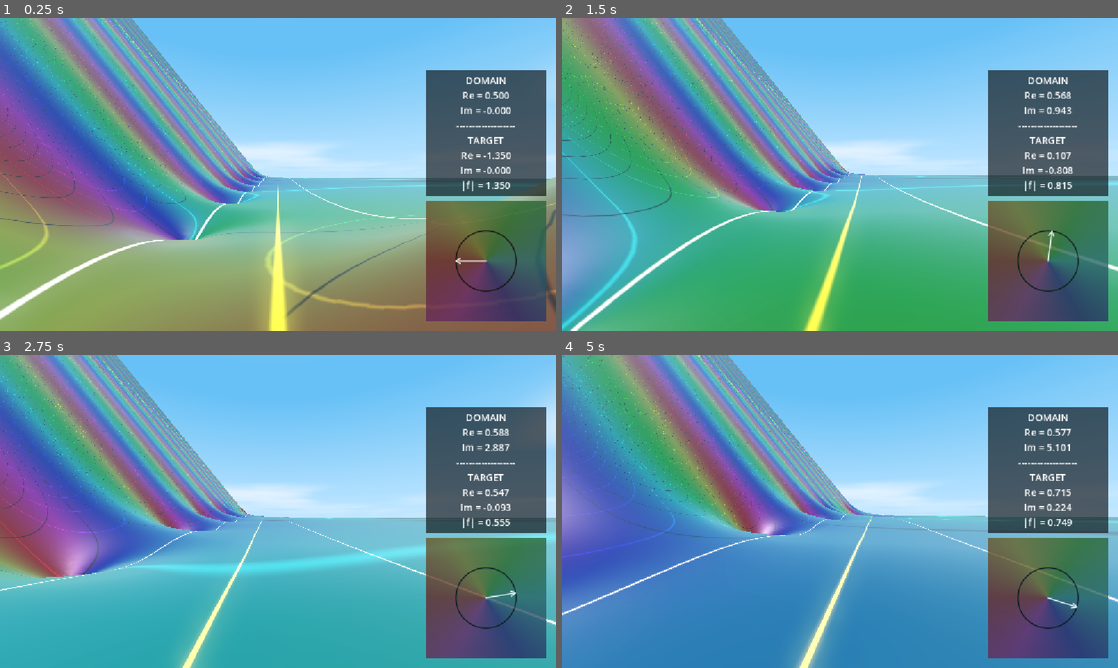
Above: before the commit, frames 1-4 (two rows, left to right).
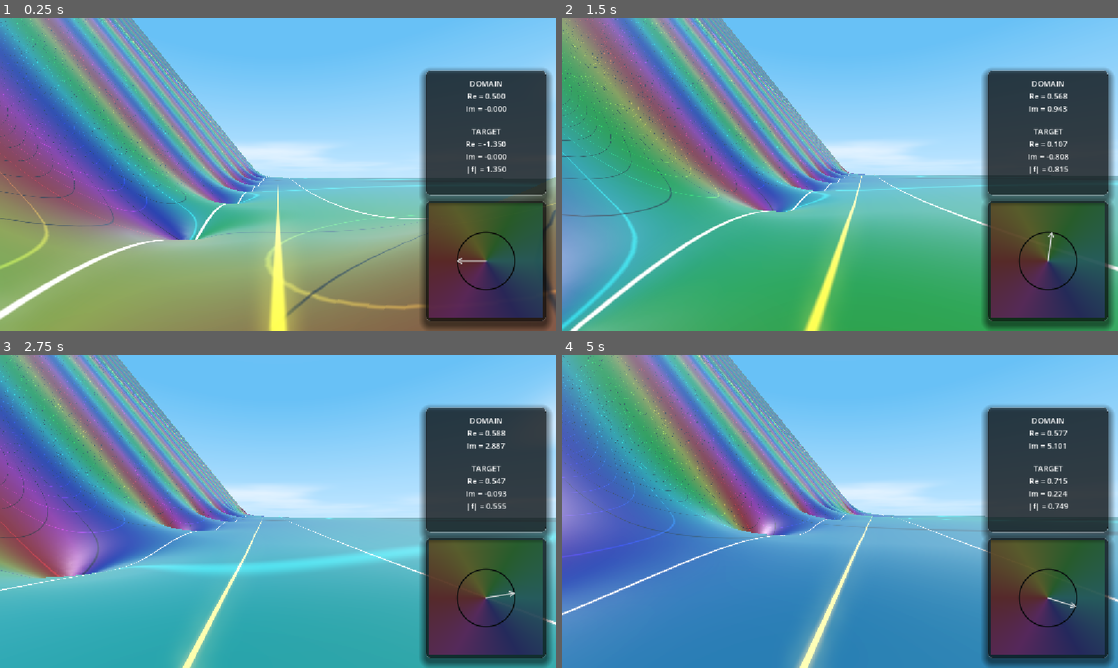
Above: after the commit, the same moments.

Repository: allanino/complex-functions-explorer
Game: Godot game, scene res://scenes/main.tscn
Same seed, same stepped clock (60 frames per second), same inputs: the game is played once before the commit and once after it.
Inputs (mouse positions are in pixels of both pictures, inside the frame that each line leads up to):
- Up to frame 1 (0.25 s): no input
- Up to frame 2 (1.5 s): tap Enter at 0.5 s; move the mouse to (867, 174) at 0.52 s; hold W (move_forward) from 0.53 s (still down); tap G at 0.6 s; tap Space at 0.77 s; move the mouse to (812, 174) at 1.27 s; tap C at 1.35 s
- Up to frame 3 (2.75 s): keep holding W (move_forward); tap Space at 1.52 s; move the mouse to (289, 505) at 2.02 s; hold Shift from 2.03 s (still down)
- Up to frame 4 (5 s): keep holding W (move_forward); move the mouse to (834, 517) at 2.77 s; release Shift at 2.78 s; tap Ctrl at 2.85 s; tap Space at 3.02, 3.77, 4.52 s; move the mouse to (878, 514) at 3.52 s; tap G at 3.6 s; move the mouse to (795, 508) at 4.27 s; tap C at 4.35 s

The runs differ from the first frame. In frame 1, 13% of the frame differs, in the area x 75-100%, y 16-100%; in frame 2, 18%; in frame 3, 19%; in frame 4, 19%.

Commit message:
Implement Zeta zero tracker and unify HUD glass styling.
- Added Zeta zero detection logic and storage during auto-walk.
- Implemented `ZerosPanel` with counter and scrolling history list.
- Refined glass UI style with 0.5 opacity and applied it to all HUD panels.
- Restructured Info display into a proper `InfoPanel` with `HSeparator`.
- Wrapped `ComplexPlane` drawing in a standardized `ComplexPanel`.
- Updated `hud.gd` to manage the new hierarchical scene structure.

Co-authored-by: allanino <5325241+allanino@users.noreply.github.com>

Diff:
--- a/scenes/hud.tscn
+++ b/scenes/hud.tscn
@@ -9,7 +9,7 @@
 shader_parameter/scale = 2.0
 
 [sub_resource type="StyleBoxFlat" id="StyleBoxFlat_glass"]
-bg_color = Color(0.03, 0.03, 0.03, 0.8)
+bg_color = Color(0.03, 0.03, 0.03, 0.5)
 border_width_left = 1
 border_width_top = 1
 border_width_right = 1
@@ -203,9 +203,7 @@
 grow_vertical = 2
 mouse_filter = 2
 
-[node name="ComplexPlane" type="ColorRect" parent="Control"]
-material = SubResource("ShaderMaterial_1")
-mouse_filter = 2
+[node name="ComplexPanel" type="PanelContainer" parent="Control"]
 layout_mode = 1
 anchors_preset = 3
 anchor_left = 1.0
@@ -218,8 +216,21 @@
 offset_bottom = -20.0
 grow_horizontal = 0
 grow_vertical = 0
-
-[node name="TextBackground" type="ColorRect" parent="Control"]
+theme_override_styles/panel = SubResource("StyleBoxFlat_glass")
+
+[node name="MarginContainer" type="MarginContainer" parent="Control/ComplexPanel"]
+layout_mode = 2
+theme_override_constants/margin_left = 5
+theme_override_constants/margin_top = 5
+theme_override_constants/margin_right = 5
+theme_override_constants/margin_bottom = 5
+
+[node name="ComplexPlane" type="ColorRect" parent="Control/ComplexPanel/MarginContainer"]
+material = SubResource("ShaderMaterial_1")
+mouse_filter = 2
+layout_mode = 2
+
+[node name="InfoPanel" type="PanelContainer" parent="Control"]
 layout_mode = 1
 anchors_preset = 3
 anchor_left = 1.0
@@ -232,25 +243,38 @@
 offset_bottom = -280.0
 grow_horizontal = 0
 grow_vertical = 0
-color = Color(0, 0, 0, 0.607843)
-
-[node name="PosLabel" type="Label" parent="Control"]
-layout_mode = 1
-anchors_preset = 3
-anchor_left = 1.0
-anchor_top = 1.0
-anchor_right = 1.0
-anchor_bottom = 1.0
-offset_left = -270.0
-offset_top = -540.0
-offset_right = -20.0
-offset_bottom = -280.0
-grow_horizontal = 0
-grow_vertical = 0
-theme_override_font_sizes/font_size = 20
-text = "Pos: (0.00, 0.00)"
+theme_override_styles/panel = SubResource("StyleBoxFlat_glass")
+
+[node name="MarginContainer" type="MarginContainer" parent="Control/InfoPanel"]
+layout_mode = 2
+theme_override_constants/margin_left = 15
+theme_override_constants/margin_top = 15
+theme_override_constants/margin_right = 15
+theme_override_constants/margin_bottom = 15
+
+[node name="VBox" type="VBoxContainer" parent="Control/InfoPanel/MarginContainer"]
+layout_mode = 2
+theme_override_constants/separation = 10
+
+[node name="DomainLabel" type="Label" parent="Control/InfoPanel/MarginContainer/VBox"]
+layout_mode = 2
+theme_override_font_sizes/font_size = 16
+text = "DOMAIN
+Re = 0.000
+Im = 0.000"
 horizontal_alignment = 1
-vertical_alignment = 1
+
+[node name="HSeparator" type="HSeparator" parent="Control/InfoPanel/MarginContainer/VBox"]
+layout_mode = 2
+
+[node name="TargetLabel" type="Label" parent="Control/InfoPanel/MarginContainer/VBox"]
+layout_mode = 2
+theme_override_font_sizes/font_size = 16
+text = "TARGET
+Re = 0.000
+Im = 0.000
+|f| = 0.000"
+horizontal_alignment = 1
 
 [node name="ZerosPanel" type="PanelContainer" parent="Control"]
 visible = false
--- a/scripts/hud.gd
+++ b/scripts/hud.gd
@@ -1,8 +1,9 @@
 extends CanvasLayer
 
 @export var player: Node3D
-@onready var complex_rect = $Control/ComplexPlane
-@onready var pos_label = $Control/PosLabel
+@onready var complex_rect = $Control/ComplexPanel/MarginContainer/ComplexPlane
+@onready var domain_label = $Control/InfoPanel/MarginContainer/VBox/DomainLabel
+@onready var target_label = $Control/InfoPanel/MarginContainer/VBox/TargetLabel
 @onready var zeros_panel = $Control/ZerosPanel
 @onready var zeros_count_label = $Control/ZerosPanel/MarginContainer/VBox/CountLabel
 @onready var zeros_list_label = $Control/ZerosPanel/MarginContainer/VBox/Scroll/ListLabel
@@ -186,4 +187,5 @@
 	material.set_shader_parameter("current_f", f)
 	material.set_shader_parameter("scale", current_scale)
 
-	pos_label.text = "DOMAIN\nRe = %.3f\nIm = %.3f\n-------------------\nTARGET\nRe = %.3f\nIm = %.3f\n|f| = %.3f" % [x * 0.1, -z * 0.1, f.x, f.y, f.length()]
+	domain_label.text = "DOMAIN\nRe = %.3f\nIm = %.3f" % [x * 0.1, -z * 0.1]
+	target_label.text = "TARGET\nRe = %.3f\nIm = %.3f\n|f| = %.3f" % [f.x, f.y, f.length()]
